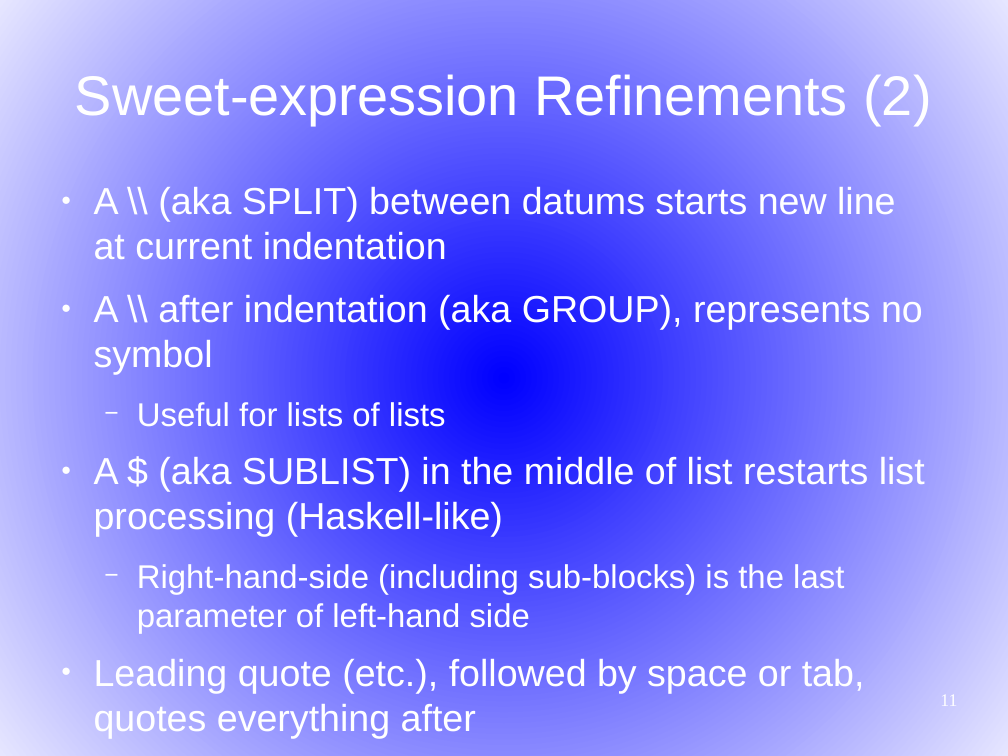
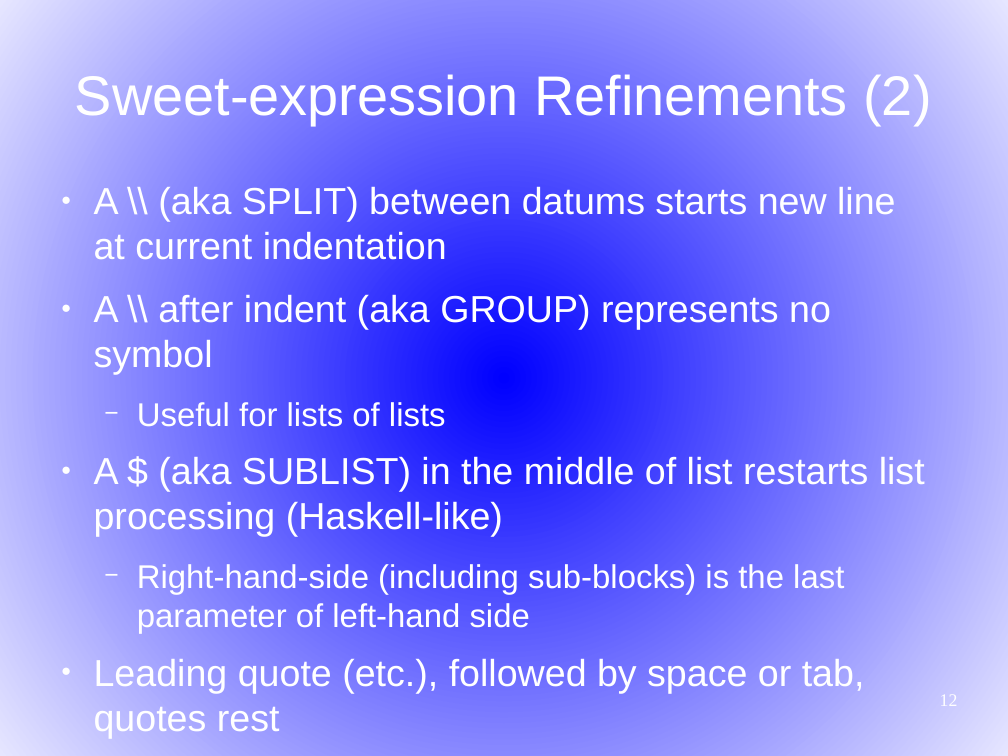
Before and after one commit to martin12333/Readable-Lisp-S-expressions, a slide deck: slide 12 of readable-s-expressions.odp (slide 11 before the commit). Drawn at 1008x756 pixels with LibreOffice and Linux fonts; fonts in the diff are those of the drawing. Boxes give left, top, right and bottom in pixels: in the first picture for what was removed or moved away, otherwise in the second. Text is boxed around its words. In the diff, an @@ line names an element or a change of style, - is before the commit and + after.

```diff
--- a/readable-s-expressions.odp
+++ b/readable-s-expressions.odp
@@ text at box(94, 294, 831, 375): text changed @@
-● A \\ after indentation (aka GROUP), represents no symbol
+● A \\ after indent (aka GROUP) represents no symbol
@@ text at box(94, 659, 865, 693): text changed @@
-● Leading quote (etc.), followed by space or tab, quotes everything after
+● Leading quote (etc.), followed by space or tab, quotes rest
@@ page number at box(940, 695, 958, 706): text changed @@
-11
+12
```
Also in this commit, not shown: 8 other slides changed, 1 slide added.
